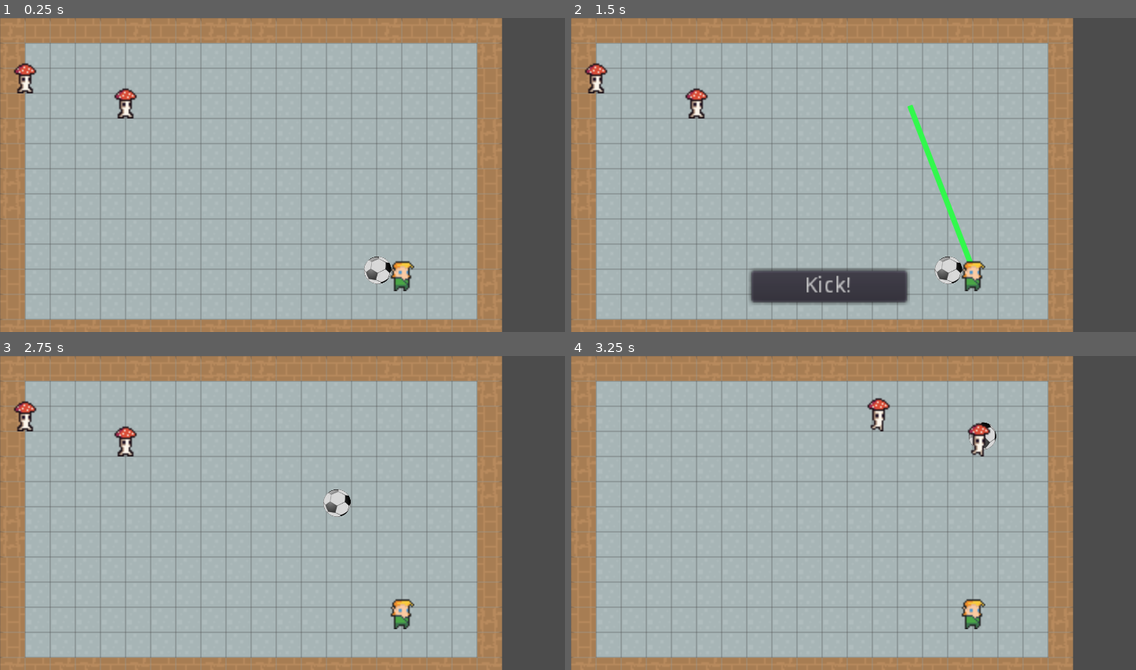
Above: before the commit, frames 1-4 (two rows, left to right).
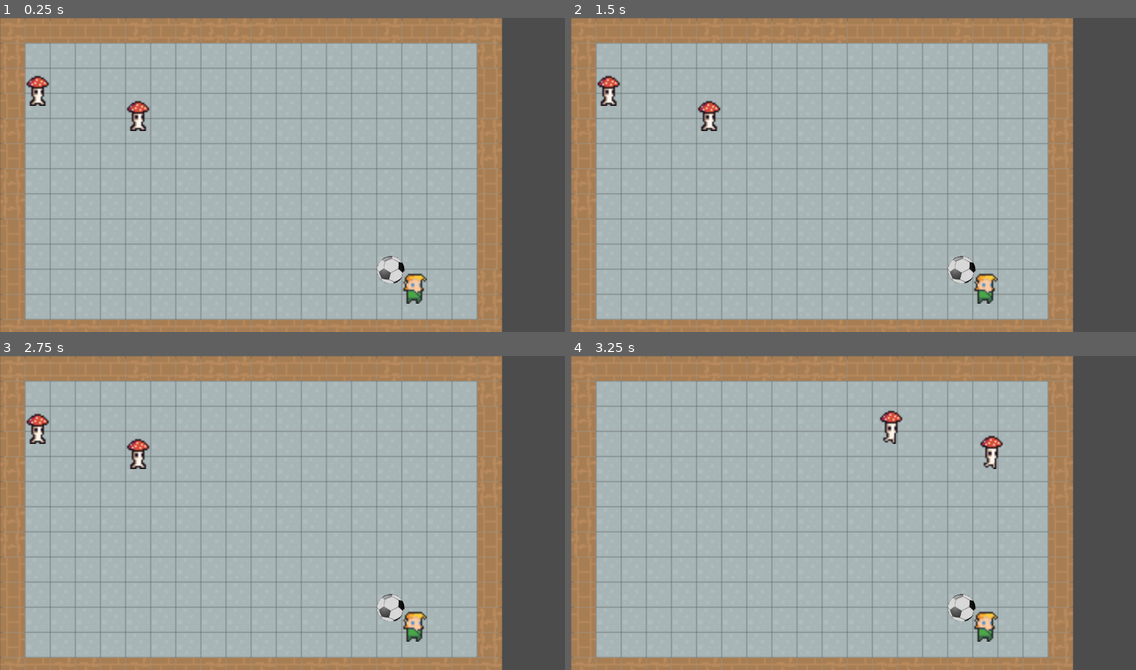
Above: after the commit, the same moments.

Repository: timruffles/7drl2021
Game: Godot game, scene res://scripts/KickProto.tscn
Two runs of this game, one before a commit and one after it. Both use one fixed random seed, a clock stepped at 60 frames per second and the inputs below. This scene is started directly instead of the project's main scene.
Inputs (mouse positions are in pixels of both pictures, inside the frame that each line leads up to):
- Up to frame 1 (0.25 s): no input
- Up to frame 2 (1.5 s): tap Enter at 0.5 s; drag from (972, 275) to (910, 105) at 0.52 s; drag from (740, 190) to (825, 237) at 1.27 s
- Up to frame 3 (2.75 s): click (259, 622) at 2 s, where only the run before the commit has a clickable "Kick!"
- Up to frame 4 (3.25 s): move the mouse to (910, 443) at 2.77 s; hold Right (ui_right) from 2.78 s (still down)

The runs differ from the first frame. In frame 1, 1.9% of the frame differs, in the area x 2-76%, y 14-91%; in frame 2, 5.7%, in the area x 2-76%, y 14-92%; in frame 3, 2.1%; in frame 4, 1.9%.

Commit message:
tweaks and fixes

Diff:
--- a/scripts/KickGame.gd
+++ b/scripts/KickGame.gd
@@ -70,8 +70,9 @@
 
 func level_to_render_vec(lvl: Vector2) -> Vector2:
 	# this needs to be updated when we change the rendering style
-	# wall width
-	return Vector2(lvl.x * TILE_DIMENSIONS, lvl.y * TILE_DIMENSIONS)
+	# offset by 0.5 to center in tile
+	return Vector2((lvl.x + 0.5) * TILE_DIMENSIONS, (lvl.y + 0.5) * TILE_DIMENSIONS)
+
 
 
 
@@ -135,6 +136,13 @@
 	next_enemy_move()
 
 func next_enemy_move():
+
+	# TODO this is placeholder to demo movement
+	# I think moving over the turn logic to the rules part makes sense to allow for
+	# easier unit testing
+
+
+
 	#var enemyMovePair = enemyTurnState.next()
 
 	var enemyMovePair = [1,Vector2(1,1)]
@@ -151,7 +159,7 @@
 
 	rules.apply_move(enemyId, move)
 
-	var tween = $Tween
+	var tween = $EnemyTween
 	tween.interpolate_property(node, "position",
 		node.position, level_to_render_vec(enemy.position), 0.5, Tween.TRANS_LINEAR, Tween.EASE_IN_OUT)
 	tween.start()
@@ -172,3 +180,9 @@
 
 	func _init():
 		pass
+
+func _on_EnemyTween_tween_all_completed():
+	# TODO continue enemy turns, shouldn't jump straight to another player turn
+	$Ball.position = $Player.position + Vector2(-4, 4)
+	enter_state(IDLE)
+	pass # Replace with function body.
--- a/scripts/KickPlayer.gd
+++ b/scripts/KickPlayer.gd
@@ -6,7 +6,7 @@
 	$AnimatedSprite.animation = "idle"
 	show()
 
-func _on_Player_input_event(viewport, event, shape_idx):
+func _on_Player_input_event(_viewport, event, _shape_idx):
 	if event is InputEventMouseButton \
 	and event.button_index == BUTTON_LEFT \
 	and event.is_pressed():
--- a/scripts/KickProto.tscn
+++ b/scripts/KickProto.tscn
@@ -87,7 +87,8 @@
 position = Vector2( 0, 4.287 )
 shape = SubResource( 2 )
 
-[node name="Tween" type="Tween" parent="."]
+[node name="EnemyTween" type="Tween" parent="."]
 [connection signal="button_up" from="KickButton" to="." method="_on_KickButton_button_up"]
 [connection signal="input_event" from="Player" to="Player" method="_on_Player_input_event"]
 [connection signal="selected" from="Player" to="." method="_on_Player_selected"]
+[connection signal="tween_all_completed" from="EnemyTween" to="." method="_on_EnemyTween_tween_all_completed"]
--- a/scripts/Rules.gd
+++ b/scripts/Rules.gd
@@ -57,6 +57,8 @@
 					continue
 				for dy in range(-1, 2):
 					if y + dy < 0 or y + dy >= level.height:
+						continue
+					if dx == 0 and dy == 0:
 						continue
 					astar.connect_points(id, xy_to_astar_id(x + dx, y + dy))
 
